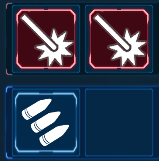
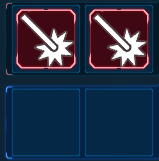
Layers edited between the first and the second 159px x 161px image:
added layer "Слой 3" above "Слой 2" over [13, 90, 79, 155]
